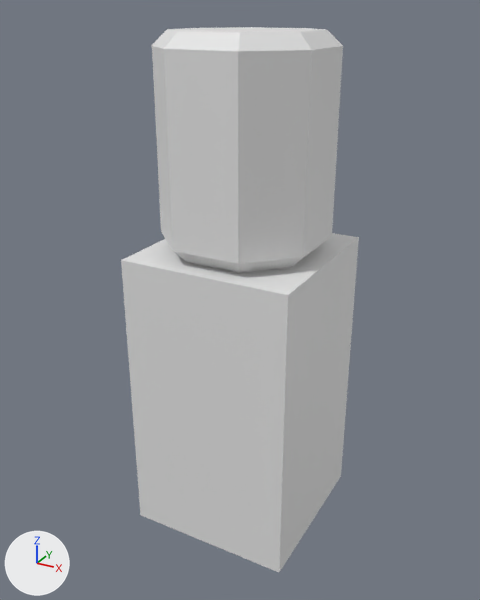
Renders of the Blender file Assets/Office/Prefabs/Misc/WaterDispenser.blend from each side of a commit.
Before and after are seen from a 50 mm lens placed at (1.94, -3.6, 3.43), pointed at (-0.03, -0.02, 1.64). The lights are fixed; the arrows at lower left show +X, +Y and +Z.

Before the edit, the objects in view are built like this:
```python
me_cube_003 = bpy.data.meshes.new('Cube.003')
me_cube_003.from_pydata(...)  # 40 vertices, 32 faces; spans x -0.57..0.57, y -0.57..0.57, z -1.0..2.31
ob_cube = bpy.data.objects.new('Cube', me_cube_003)
ob_cube.location = (0.0, 0.0, 1.0)
```
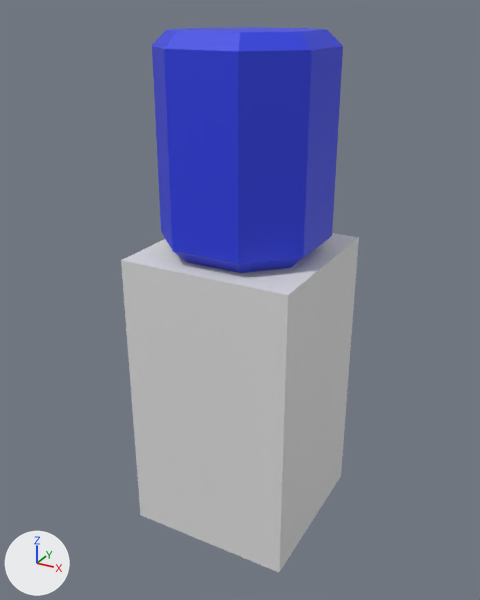
Where the change shows, as pixel boxes [x1, y1, x2, y2] in the pictures (480 x 600 px):
part 1 of me_cube_003, recoloured (grey to blue): [152, 27, 343, 273] in both
part 2 of me_cube_003, recoloured: [121, 233, 359, 572] in both

The change, as a list of edits to the scene's bpy script:
```text
Add mat_water:
    mat_water = principled_material('Water')
    mat_water.base_color = (0.0268, 0.0492, 0.8)  # blue #2e3fe7
Add mat_plastic:
    mat_plastic = principled_material('Plastic')
    mat_plastic.base_color = (0.774, 0.774, 0.774)  # light grey #e4e4e4
Change me_cube_003:
    where me_cube_003.from_pydata(...)  # 40 vertices, 32 faces; spans x -0.57..0.57, y -0.57..0.57, z -1.0..2.31
    used by ob_cube; location = (0.0, 0.0, 1.0)
    me_cube_003 part 1: 26 of the faces centred in x -0.5..0.5, y -0.5..0.5, z 1.0..2.31 switch from no material to mat_water (blue #2e3fe7)
    me_cube_003 part 2: 6 of the faces centred in x -0.57..0.57, y -0.57..0.57, z -1.0..1.0 switch from no material to mat_plastic (light grey #e4e4e4)
```
